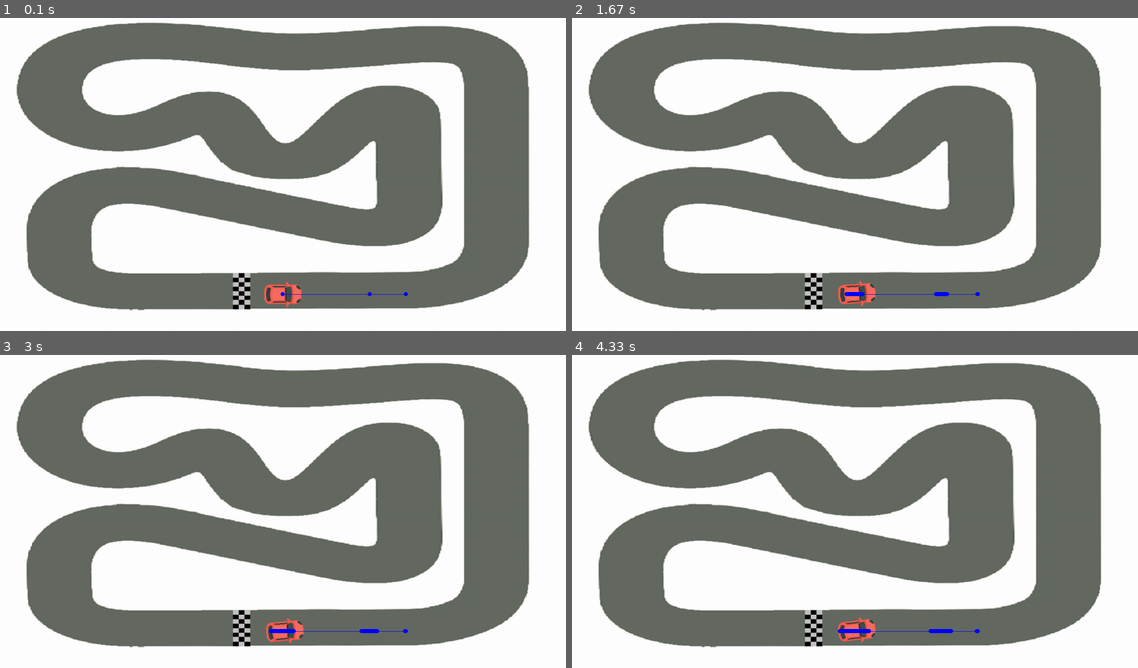
Above: before the commit, frames 1-4 (two rows, left to right).
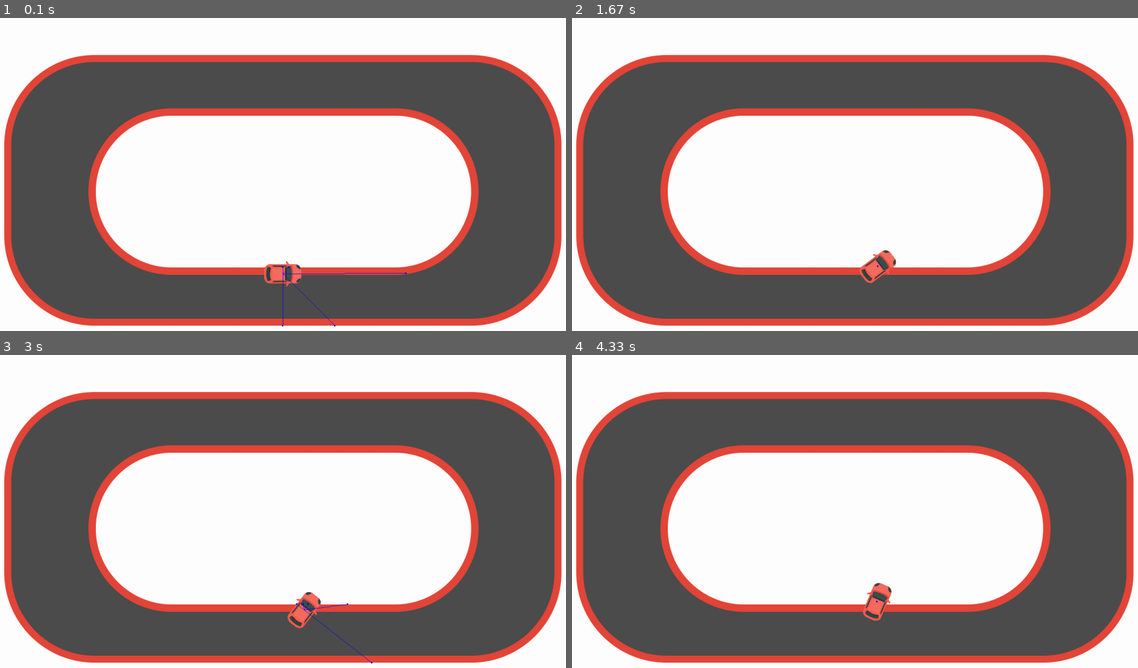
Above: after the commit, the same moments.

Repository: OJP98/self-driving-car
Game: pygame game, started from simulation/main.py
Two runs of this game, one before a commit and one after it. Both use one fixed random seed, a clock stepped at 60 frames per second and the inputs below.
Inputs:
- Up to frame 1 (0.1 s): no input
- Up to frame 2 (1.67 s): hold Space 0.33-0.8 s; hold Right 0.33-0.8 s; hold Right 0.83-1.3 s; tap Space at 0.9, 1.2, 1.4 s; hold Up 1.33-1.63 s
- Up to frame 3 (3 s): hold Right 1.67-2.13 s; tap Space at 1.73, 2.03, 2.23, 2.53, 2.8 s; hold Left 2.17-2.7 s; hold Down from 2.73 s (still down)
- Up to frame 4 (4.33 s): release Down at 3.03 s; hold Left 3.07-3.47 s; tap Space at 3.13, 3.43, 3.57, 3.97, 4.27 s; hold Up 3.5-3.87 s; hold Right from 3.9 s (still down)

The runs differ from the first frame. In frame 1, 76% of the frame differs, in the area x 0-100%, y 1-99%; in frame 2, 76%; in frame 3, 76%; in frame 4, 76%.

Commit message:
Adding more functional radars to car

Diff:
--- a/simulation/car.py
+++ b/simulation/car.py
@@ -5,6 +5,7 @@
 CAR_HEIGHT = 100
 CAR_WIDTH = 100
 RADAR_COLOR = (0, 0, 255)
+TRACK_COLOR = (255, 255, 255, 255)
 
 
 class Car(object):
@@ -18,13 +19,12 @@
         )
         self.rotate_surface = self.surface
         self.x_pos = 700
-        self.y_pos = 650
-        self.rect = [self.x_pos, self.y_pos]
+        self.y_pos = 600
         self.angle = 0
         self.speed = 1
         self.radars = []
         self.center = [
-            self.x_pos + int(CAR_WIDTH/2), self.y_pos + int(CAR_HEIGHT/2)
+            self.x_pos + 50, self.y_pos + 50
         ]
 
     def draw(self, screen):
@@ -37,11 +37,15 @@
         self.x_pos += dif_x
         self.y_pos += dif_y
         self.angle += dif_angle
+        self.center = [int(self.x_pos + 50), int(self.y_pos + 50)]
         self.rotate_surface = rotate(self.surface, self.angle)
 
+        # Clear the radars that have been used
+        self.radars.clear()
+
         # Draw the radars in the given angles
-        for d in range(-90, 120, 45):
-            self.update_radar(d)
+        for degree in range(-90, 120, 45):
+            self.update_radar(degree)
 
     def update_radar(self, degree):
         """Updates the car radars and appends them to its list"""
@@ -52,8 +56,7 @@
             self.center[0] + math.cos(
                 math.radians(360 - (self.angle + degree))
             ) * length
-        )
-        # Calculate the y center of the car, considering its rotation
+        )  # Calculate the y center of the car, considering its rotation
         y_len = int(
             self.center[1] + math.sin(
                 math.radians(360 - (self.angle + degree))
@@ -61,10 +64,20 @@
         )
 
         # We have to check if one of the sides is out of the track
-        while not self.game_map.get_at((x_len, y_len)) == (255, 255, 255, 255) and length < 300:
-            length += 100
+        while not self.game_map.get_at((x_len, y_len)) == TRACK_COLOR and length < 300:
+            # Change the length and update x and y values
+            length = length + 1
+
+            # Update x values
             x_len = int(
                 self.center[0] + math.cos(
+                    math.radians(360 - (self.angle + degree))
+                ) * length
+            )
+
+            # Update y values
+            y_len = int(
+                self.center[1] + math.sin(
                     math.radians(360 - (self.angle + degree))
                 ) * length
             )
@@ -83,4 +96,4 @@
         for radar in self.radars:
             position, _ = radar
             pg.draw.line(screen, RADAR_COLOR, self.center, position, 1)
-            pg.draw.circle(screen, RADAR_COLOR, position, 5)
+            pg.draw.circle(screen, RADAR_COLOR, position, 2)
--- a/simulation/main.py
+++ b/simulation/main.py
@@ -23,7 +23,8 @@
 pygame.display.set_icon(icon)
 
 # Map to be tested
-game_map = pygame.image.load('map.png')
+game_map = pygame.image.load('practice_track.png')
+# game_map = pygame.image.load('track1.png')
 
 
 def main():
@@ -34,6 +35,7 @@
     dif_x = 0
     dif_y = 0
     dif_angle = 0
+    car_speed = 1
 
     running = True
     while running:
@@ -49,18 +51,18 @@
             if event.type == pygame.KEYDOWN:
                 # Vertical
                 if event.key == pygame.K_LEFT:
-                    dif_x = -0.1
+                    dif_x = -car_speed
                 if event.key == pygame.K_RIGHT:
-                    dif_x = 0.1
+                    dif_x = car_speed
 
                 # Horizontal
                 if event.key == pygame.K_DOWN:
-                    dif_y = 0.1
+                    dif_y = car_speed
                 if event.key == pygame.K_UP:
-                    dif_y = -0.1
+                    dif_y = -car_speed
 
                 if event.key == pygame.K_SPACE:
-                    dif_angle = 0.1
+                    dif_angle = car_speed
 
             if event.type == pygame.KEYUP:
                 if event.key == pygame.K_LEFT or event.key == pygame.K_RIGHT:
Binary file removed: simulation/map.png
Binary file added: simulation/practice_track.png
